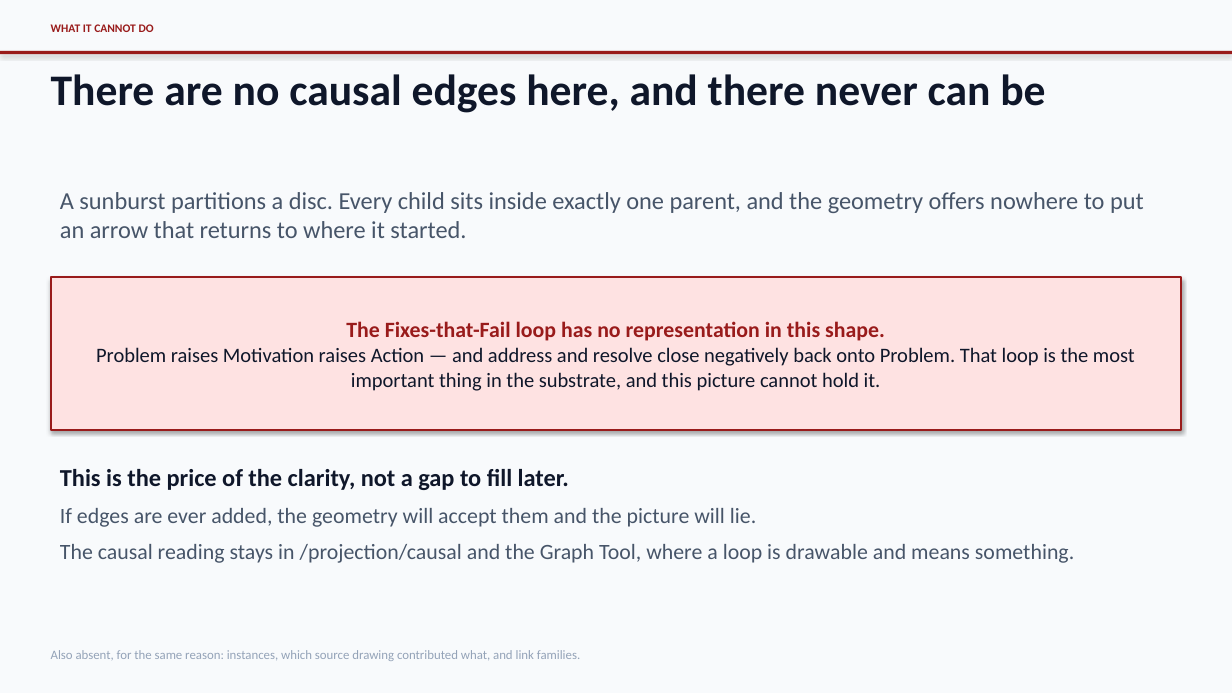
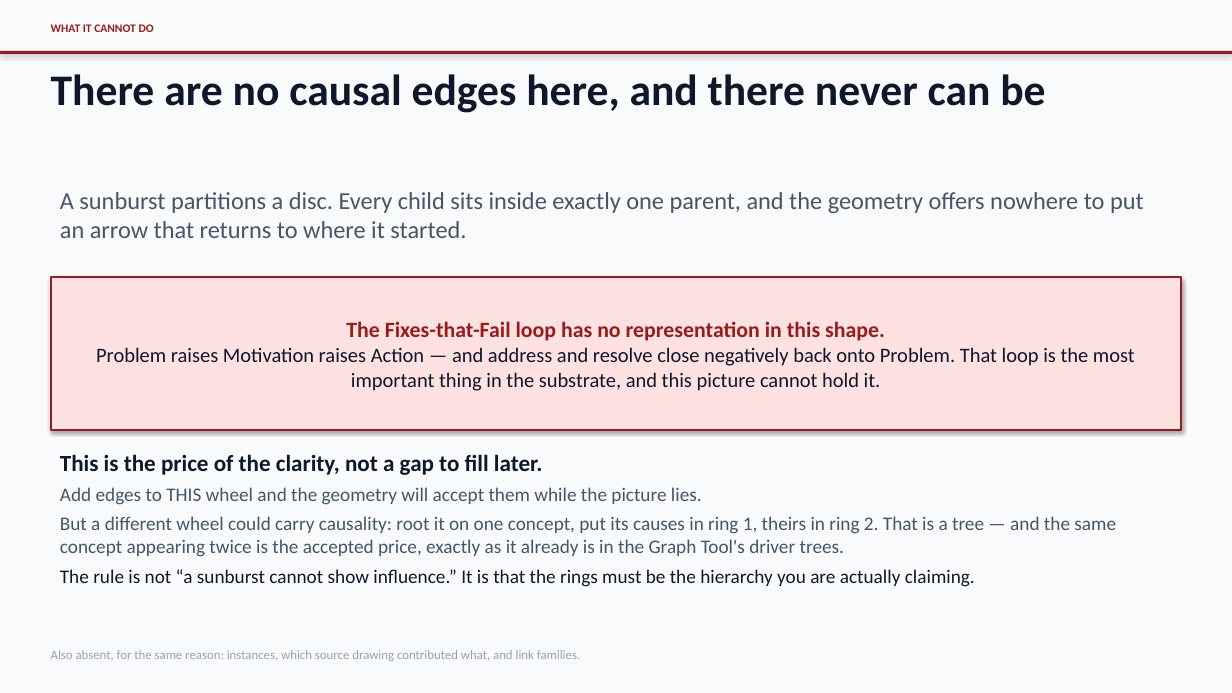
Before and after one commit to marpie1/rcn, a slide deck: slide 9 of tools/rcn-schema-sunburst-intro.pptx. Drawn at 1232x693 pixels with LibreOffice and Linux fonts; fonts in the diff are those of the drawing. Boxes give left, top, right and bottom in pixels: in the first picture for what was removed or moved away, otherwise in the second. Text is boxed around its words. In the diff, an @@ line names an element or a change of style, - is before the commit and + after.

```diff
--- a/tools/rcn-schema-sunburst-intro.pptx
+++ b/tools/rcn-schema-sunburst-intro.pptx
@@ text "This is the price of ..." moved from (x1=60, y1=469, x2=1074, y2=563) to (x1=60, y1=454, x2=1116, y2=587) @@
@@ text at (x1=60, y1=454, x2=543, y2=475): size 19 to 18 pt in "This is the price of the clarity, ..."; less space between paragraphs @@
@@ text at (x1=60, y1=487, x2=1116, y2=587): text changed; size 17 to 15 pt @@
-If edges are ever added, the geometry will accept them and the picture will lie.
-The causal reading stays in /projection/causal and the Graph Tool, where a loop is drawable and means something.
+Add edges to THIS wheel and the geometry will accept them while the picture lies.
+But a different wheel could carry causality: root it on one concept, put its causes in ring 1, theirs in ring 2. That is a tree — and the same concept appearing twice is the accepted price, exactly as it already is in the Graph Tool's driver trees.
+The rule is not “a sunburst cannot show influence.” It is that the rings must be the hierarchy you are actually claiming.
```
Also in this commit, not shown: 1 other slide changed, 3 other files.
